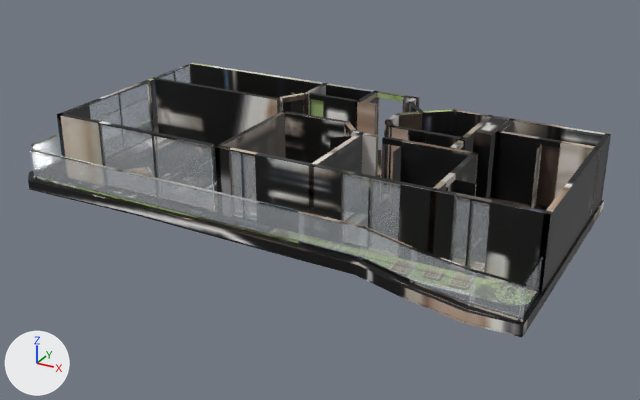
The glTF model _bake/glb/kent-40/model.glb, before and after one commit.
One viewpoint serves both versions: a camera (50 mm lens) standing at (13.76, -23.7, 11.62) and looking at (0.8, -0.13, -0.16). Lighting does not change. The marker at lower left points along +X, +Y and +Z. The picture after the commit comes second. Where no turn or scale is listed for an object, it has been applied to the vertices. Vertices at exactly the same position are counted once.
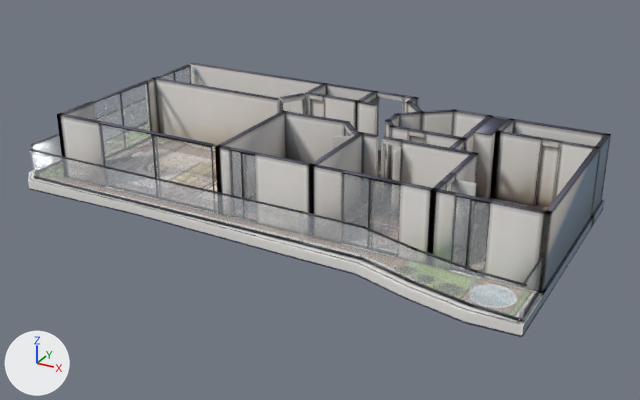
The change, as JSON lines over the scene's bpy script:
```json
{"block": "mat_baked", "where": "n3 = _N.new('ShaderNodeMapping'); n3.name = 'Mapping'"}
{"op": "set", "path": "n3.inputs[1].default_value", "old": "(0.00165, -14.96, 0.0)", "new": "(0.00141, -13.16, 0.0)", "note": "'Location'"}
{"op": "set", "path": "n3.inputs[3].default_value", "old": "(14.39, 15.96, 1.0)", "new": "(15.96, 14.04, 1.0)", "note": "'Scale'"}
{"block": "me_mesh_0", "where": "me_mesh_0.from_pydata(...)  # 3182 vertices, 5736 faces; spans x 0.0..18.3, y -9.6..0.0, z 0.0..2.6"}
{"block": "me_mesh_0", "where": "# used by ob_mesh_0; location = (-9.18, 4.77, -0.36)"}
{"block": "me_mesh_0", "change": "me_mesh_0 part 1: 36 of the vertices in x 1.4..1.6, y -6.3..-3.0, z 0.4..2.6 are scaled about their middle by (1, 0.898, 1), then moved by (0.0, 0.1, 0.0)"}
{"block": "me_mesh_0", "change": "me_mesh_0 part 2: 28 of the vertices in x 16.4, y -2.8, z 0.4..2.4 are moved by (0.0, 1.2, 0.0)"}
{"block": "me_mesh_0", "change": "me_mesh_0 part 3: 4993 kept faces spanning x 0.0..18.3, y -9.6..0.0, z 0.0..2.6 get new texture (UV) coordinates"}
```

Changed parts and their boxes (x1, y1, x2, y2) in the pictures (640 x 400 px; the box of a moved part takes in the faces that stretch with it):
```json
{"object": "Mesh_0", "change": "surface changed, reshaped", "before": [28, 63, 611, 337], "after": [28, 63, 611, 337], "on screen": "black to grey"}
{"part": 1, "of": "me_mesh_0", "change": "moved or reshaped", "before": [57, 77, 159, 133], "after": [58, 77, 159, 133]}
{"part": 2, "of": "me_mesh_0", "change": "moved or reshaped", "before": [530, 145, 542, 208], "on screen": "not visible afterwards"}
{"part": 3, "of": "me_mesh_0", "change": "surface changed", "before": [28, 63, 611, 337], "after": [28, 63, 611, 337], "on screen": "black to grey"}
```
